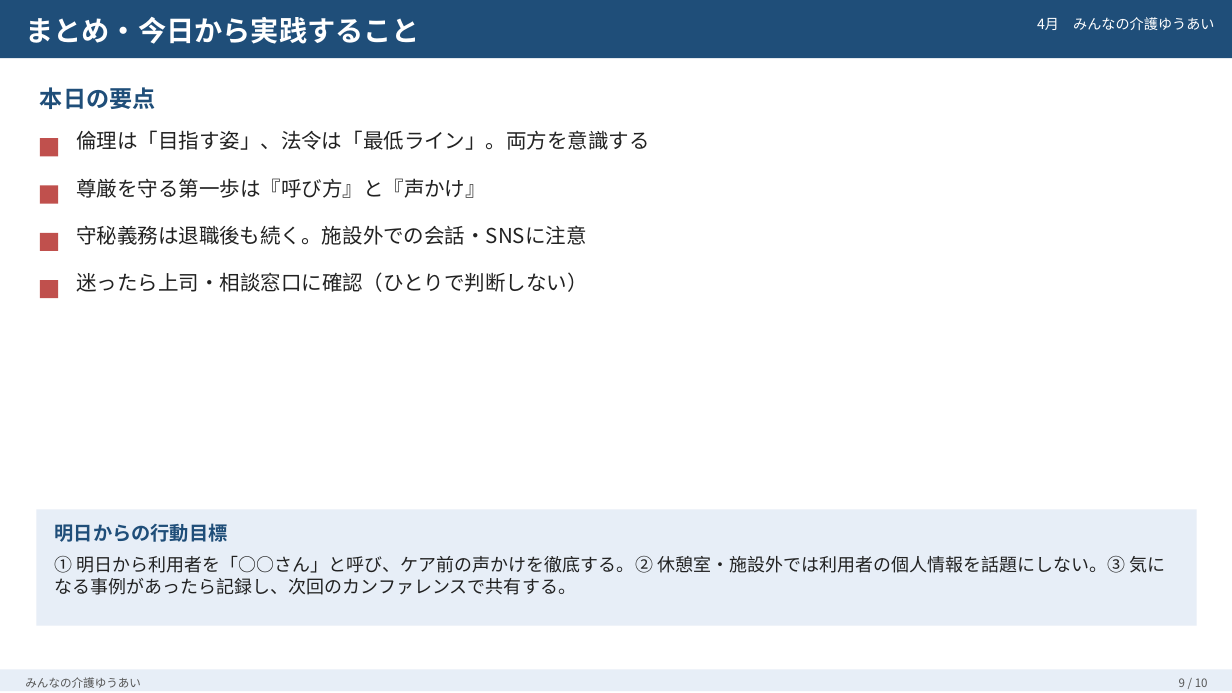
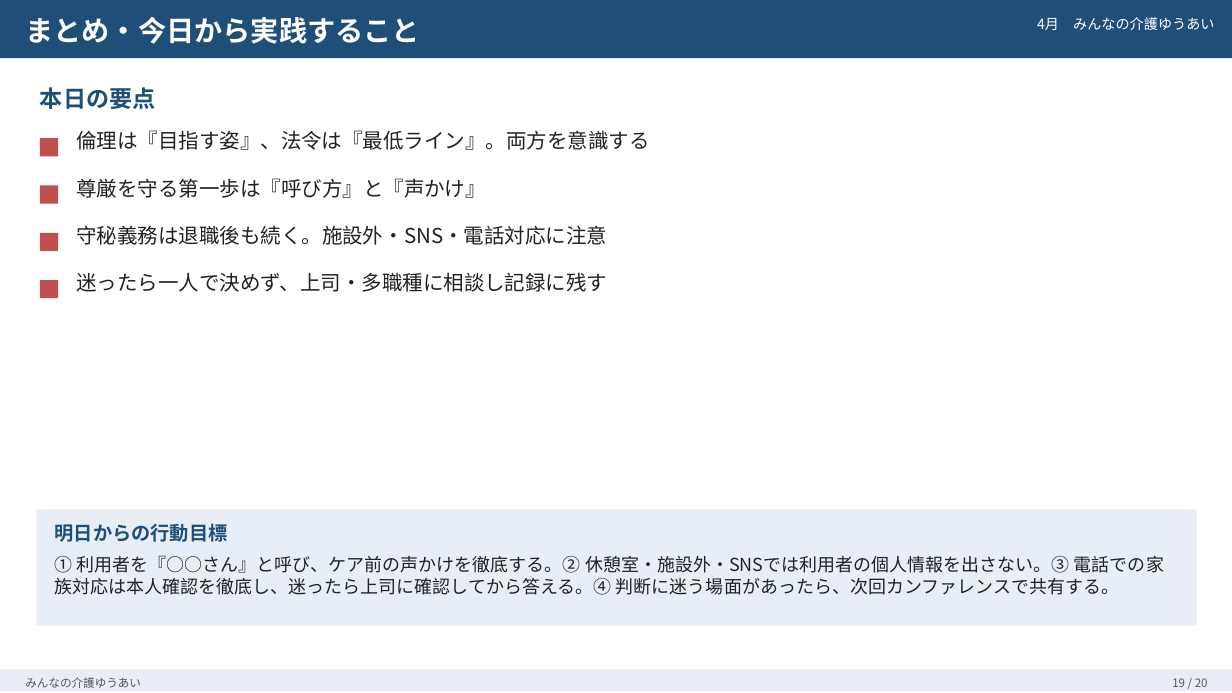
Before and after one commit to migarashi631985-hue/migration-plan, a slide deck: slide 19 of slides/04_倫理・法令遵守.pptx (slide 9 before the commit). Drawn at 1232x693 pixels with LibreOffice and Linux fonts; fonts in the diff are those of the drawing. Boxes give left, top, right and bottom in pixels: in the first picture for what was removed or moved away, otherwise in the second. Text is boxed around its words. In the diff, an @@ line names an element or a change of style, - is before the commit and + after.

```diff
--- a/slides/04_倫理・法令遵守.pptx
+++ b/slides/04_倫理・法令遵守.pptx
@@ text at (x1=76, y1=130, x2=649, y2=150): text changed @@
-倫理は「目指す姿」、法令は「最低ライン」。両方を意識する
+倫理は『目指す姿』、法令は『最低ライン』。両方を意識する
@@ text at (x1=76, y1=225, x2=607, y2=245): text changed @@
-守秘義務は退職後も続く。施設外での会話・SNSに注意
+守秘義務は退職後も続く。施設外・SNS・電話対応に注意
@@ text at (x1=76, y1=272, x2=607, y2=292): text changed @@
-迷ったら上司・相談窓口に確認（ひとりで判断しない）
+迷ったら一人で決めず、上司・多職種に相談し記録に残す
@@ text at (x1=55, y1=555, x2=1164, y2=595): text changed @@
-① 明日から利用者を「○○さん」と呼び、ケア前の声かけを徹底する。② 休憩室・施設外では利用者の個人情報を話題にしない。③ 気になる事例があったら記録し、次回のカンファレンスで共有する。
+① 利用者を『○○さん』と呼び、ケア前の声かけを徹底する。② 休憩室・施設外・SNSでは利用者の個人情報を出さない。③ 電話での家族対応は本人確認を徹底し、迷ったら上司に確認してから答える。④ 判断に迷う場面があったら、次回カンファレンスで共有する。
@@ text at (x1=1172, y1=678, x2=1208, y2=687): text changed @@
-9 / 10
+19 / 20
```
Also in this commit, not shown: 8 other slides changed, 10 slides added, 2 other files.
